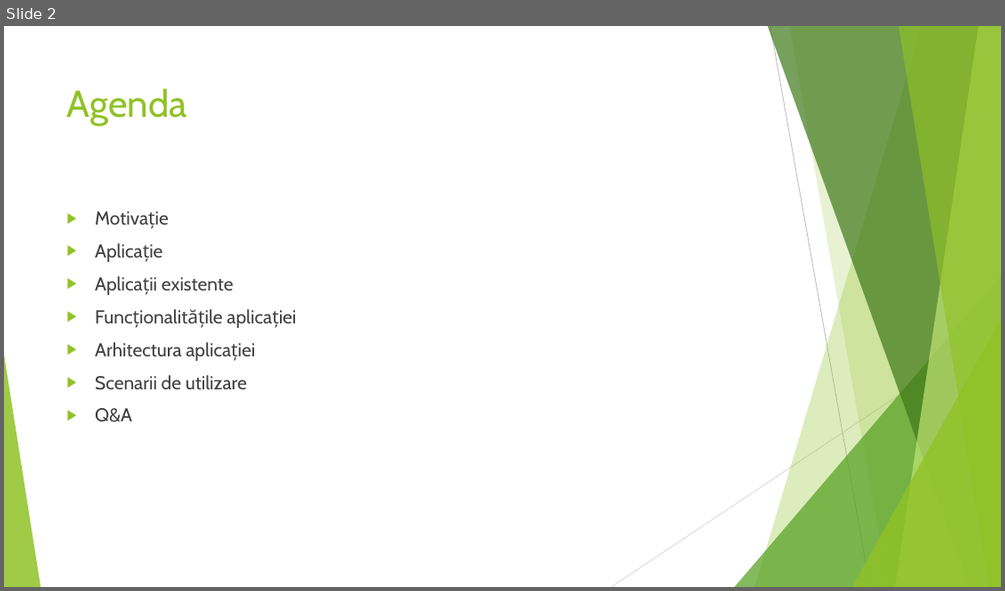
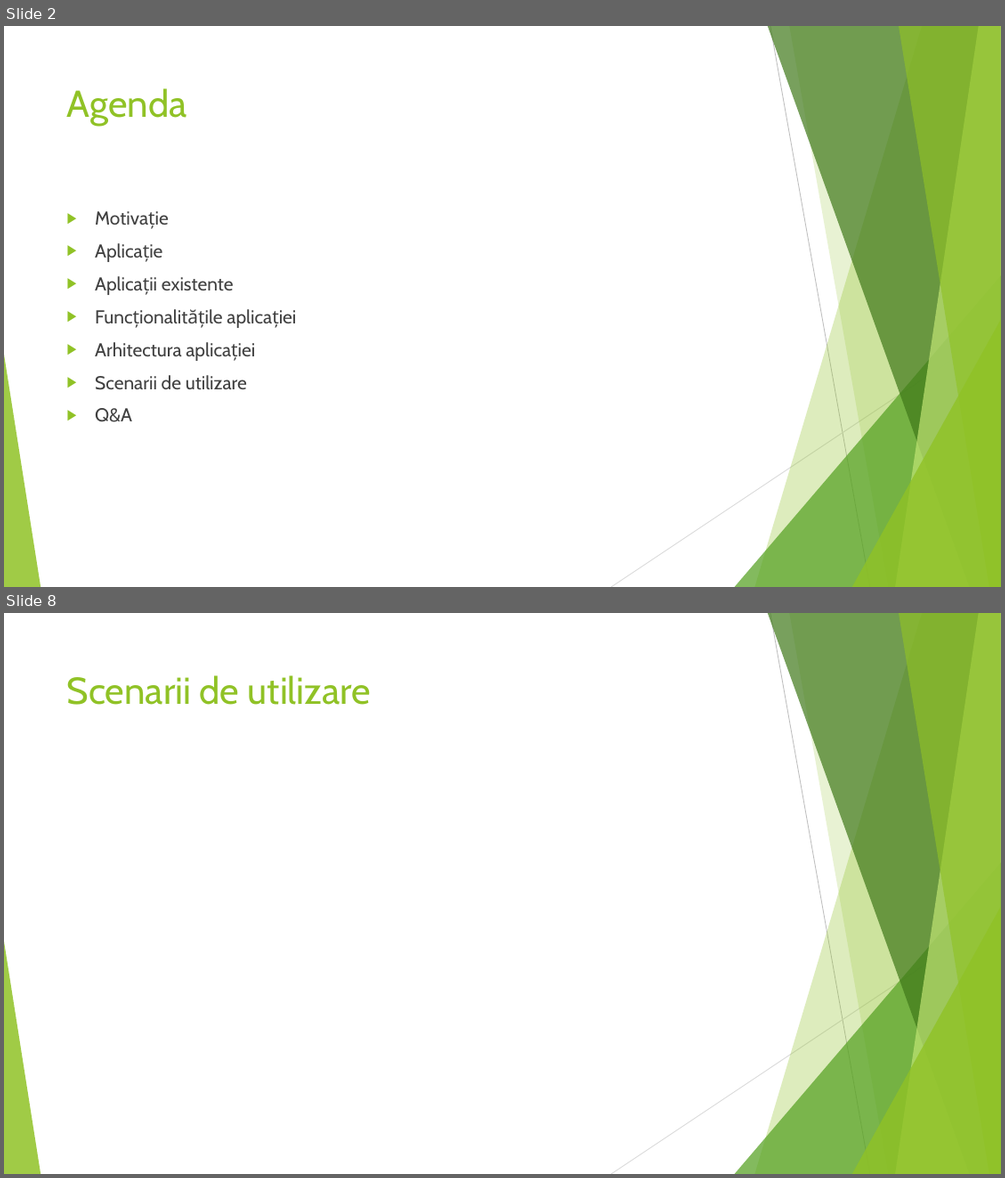
Before and after one commit to Catalinilie/Licenta, a slide deck: Presentation.pptx. Shown one above the other, each under a label of ours: slide 2 before the commit, slides 2 and 8 after it; the slides between them are not shown. The pictures are 1005x591 and 1005x1178 pixels, drawn with LibreOffice and Linux fonts; fonts in the diff are those of the drawing. Boxes give left, top, right and bottom in pixels: in the first picture for what was removed or moved away, otherwise in the second. Text is boxed around its words. In the diff, an @@ line names an element or a change of style, - is before the commit and + after.

Commit message:
Updated presentation

```diff
--- a/Presentation.pptx
+++ b/Presentation.pptx
@@ slide 8 added at <box>4,613,1001,1174</box>, background #FFFFFF; not listed: 10 template elements that a slide beside it also shows @@
@@ title added at <box>67,675,371,705</box>, 36 pt, text #90C226 @@
+Scenarii de utilizare
```
Also in this commit, not shown: 6 other slides added.
